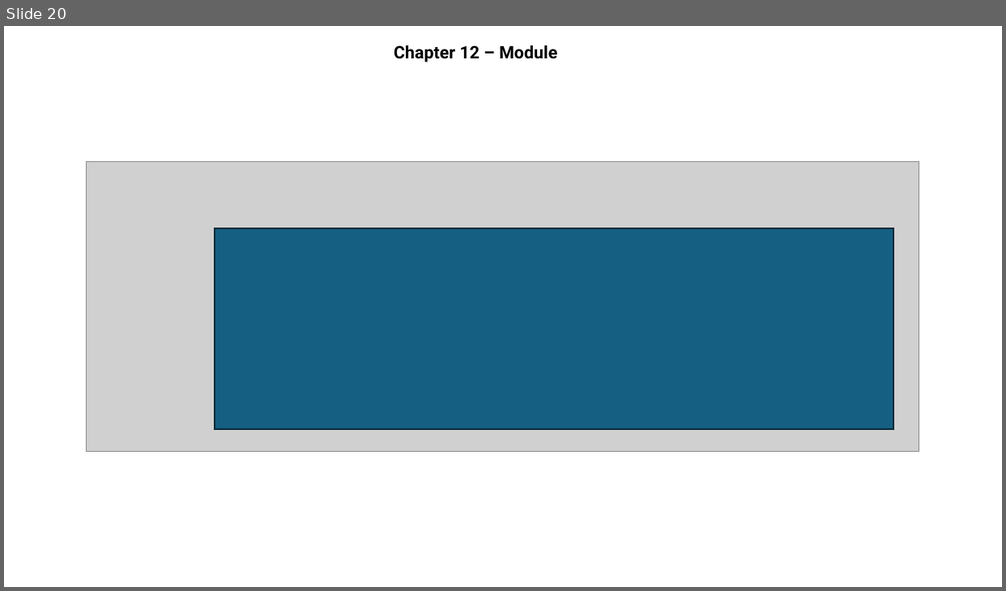
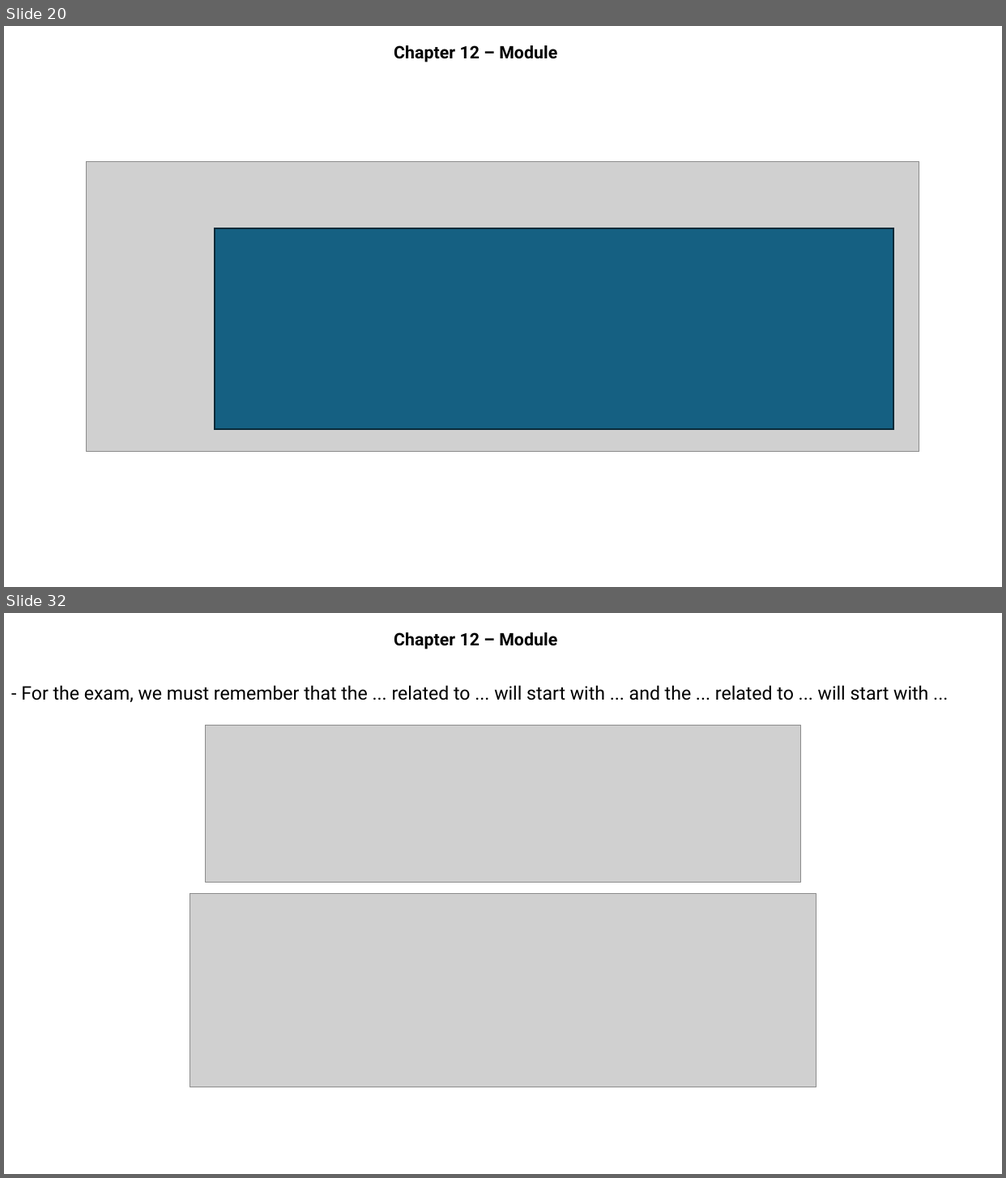
Before and after one commit to MaiDinhVinh/CS-Java, a slide deck: OCP17/Chapter 12 - Modules.pptx. Shown one above the other, each under a label of ours: slide 20 before the commit, slides 20 and 32 after it; the slides between them are not shown. The pictures are 1006x591 and 1006x1178 pixels, drawn with LibreOffice and Linux fonts; fonts in the diff are those of the drawing; grey boxes stand for pictures. Boxes give left, top, right and bottom in pixels: in the first picture for what was removed or moved away, otherwise in the second. Text is boxed around its words. In the diff, an @@ line names an element or a change of style, - is before the commit and + after.

```diff
--- a/OCP17/Chapter 12 - Modules.pptx
+++ b/OCP17/Chapter 12 - Modules.pptx
@@ slide 32 added at (x1=4, y1=613, x2=1002, y2=1174), background #FFFFFF @@
@@ subtitle added at (x1=394, y1=632, x2=557, y2=649), 16.6 pt, text #000000, bold @@
+Chapter 12 – Module
@@ text added at (x1=21, y1=685, x2=928, y2=702), 18 pt, text #000000 @@
+- For the exam, we must remember that the ... related to ... will start with ... and the ... related to ... will start with ...
@@ picture added at (x1=206, y1=726, x2=799, y2=883) @@
@@ picture added at (x1=190, y1=894, x2=816, y2=1087) @@
```
Also in this commit, not shown: 32 other slides added.
